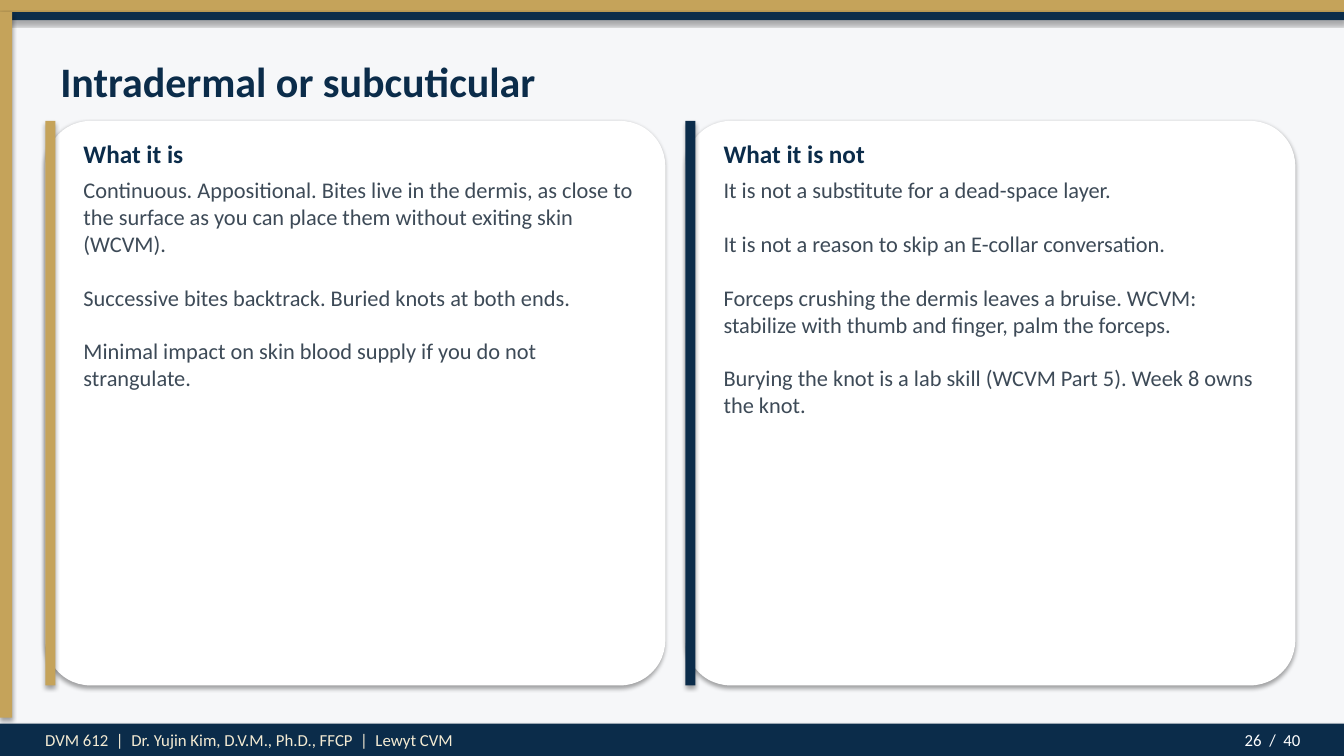
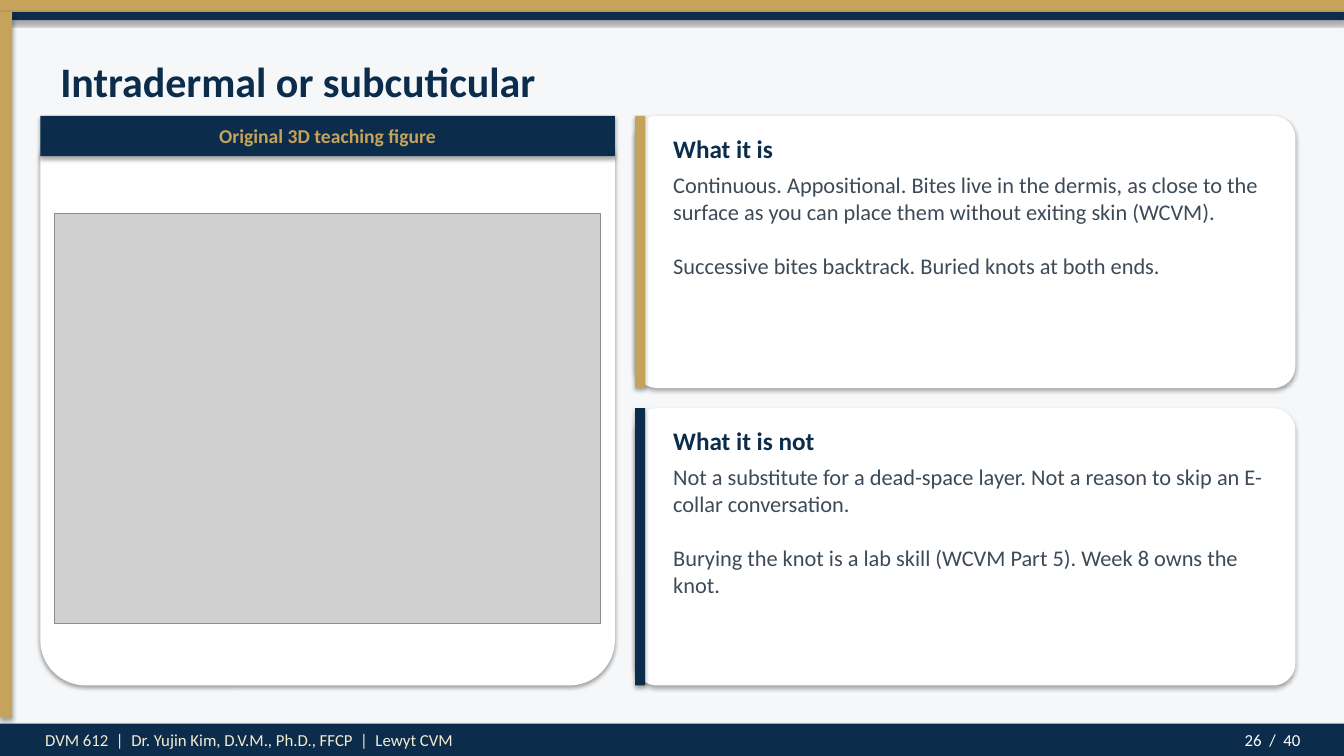
Before and after one commit to drkimvet/happycare, a slide deck: slide 26 of lectures/DVM-612_Week7_Suture_Patterns_Closures.pptx. Drawn at 1344x756 pixels with LibreOffice and Linux fonts; fonts in the diff are those of the drawing; grey boxes stand for pictures. Boxes give left, top, right and bottom in pixels: in the first picture for what was removed or moved away, otherwise in the second. Text is boxed around its words. In the diff, an @@ line names an element or a change of style, - is before the commit and + after.

```diff
--- a/lectures/DVM-612_Week7_Suture_Patterns_Closures.pptx
+++ b/lectures/DVM-612_Week7_Suture_Patterns_Closures.pptx
@@ rounded rectangle resized from (x1=45, y1=121, x2=665, y2=686) to (x1=40, y1=116, x2=615, y2=686) @@
@@ rectangle added at (x1=40, y1=116, x2=615, y2=156), fill #0B2C4A @@
@@ rounded rectangle added at (x1=635, y1=116, x2=1296, y2=388), fill #FFFFFF @@
@@ rectangle added at (x1=635, y1=116, x2=645, y2=388), fill #C5A35A @@
@@ rectangle removed at (x1=45, y1=121, x2=55, y2=686) @@
@@ text added at (x1=219, y1=129, x2=435, y2=147), 14 pt, text #C5A35A, bold @@
+Original 3D teaching figure
@@ text at (x1=673, y1=140, x2=773, y2=159): text changed @@
-What it is not
+What it is
@@ rectangle removed at (x1=686, y1=121, x2=696, y2=686) @@
@@ text at (x1=673, y1=177, x2=1257, y2=274): text changed @@
-Continuous. Appositional. Bites live in the dermis, as close to the surface as you can place them without exiting skin (WCVM).
-Successive bites backtrack. Buried knots at both ends.
-Minimal impact on skin blood supply if you do not strangulate.
+Continuous. Appositional. Bites live in the dermis, as close to the surface as you can place them without exiting skin (WCVM).
+Successive bites backtrack. Buried knots at both ends.
@@ picture added at (x1=54, y1=214, x2=601, y2=624) @@
@@ rounded rectangle resized from (x1=686, y1=121, x2=1296, y2=686) to (x1=635, y1=408, x2=1296, y2=686) @@
@@ rectangle added at (x1=635, y1=408, x2=645, y2=686), fill #0B2C4A @@
@@ text at (x1=673, y1=432, x2=815, y2=451): text changed @@
-What it is
+What it is not
@@ text at (x1=673, y1=469, x2=1261, y2=593): text changed @@
-It is not a substitute for a dead-space layer.
-It is not a reason to skip an E-collar conversation.
-Forceps crushing the dermis leaves a bruise. WCVM: stabilize with thumb and finger, palm the forceps.
-Burying the knot is a lab skill (WCVM Part 5). Week 8 owns the knot.
+Not a substitute for a dead-space layer. Not a reason to skip an E-collar conversation.
+Burying the knot is a lab skill (WCVM Part 5). Week 8 owns the knot.
```
Also in this commit, not shown: 10 other slides changed, 17 other files.
